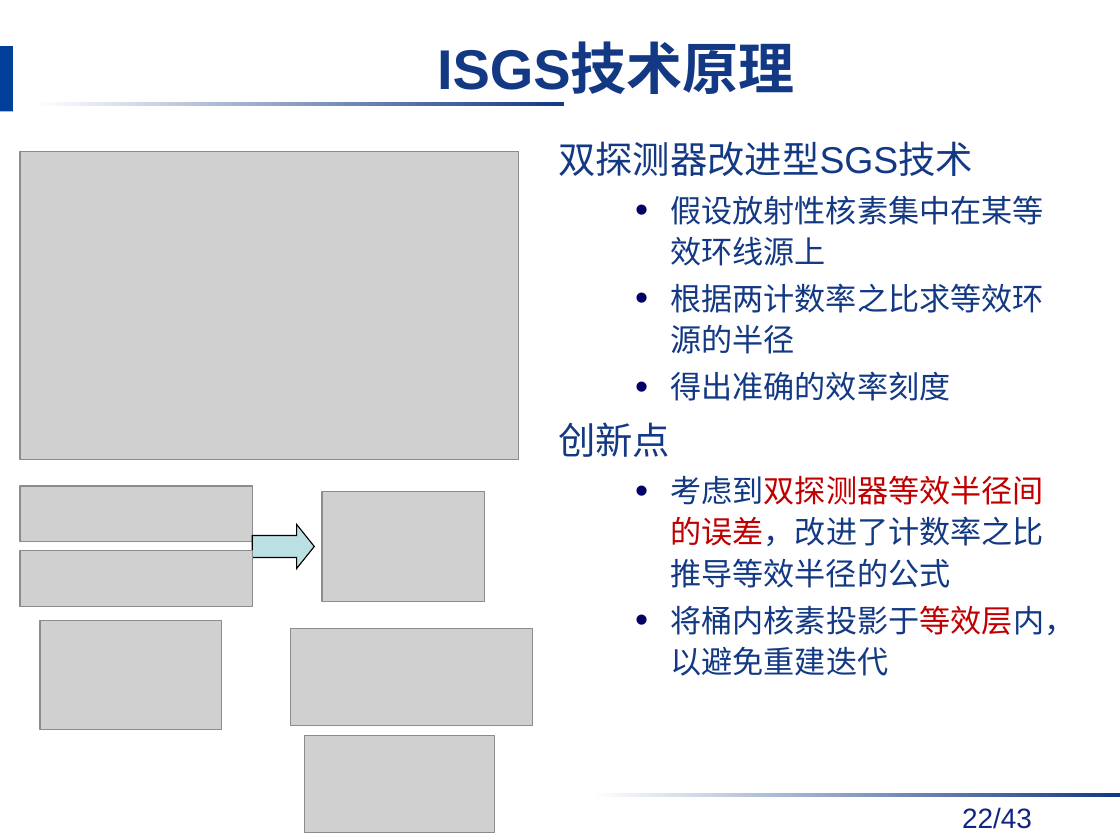
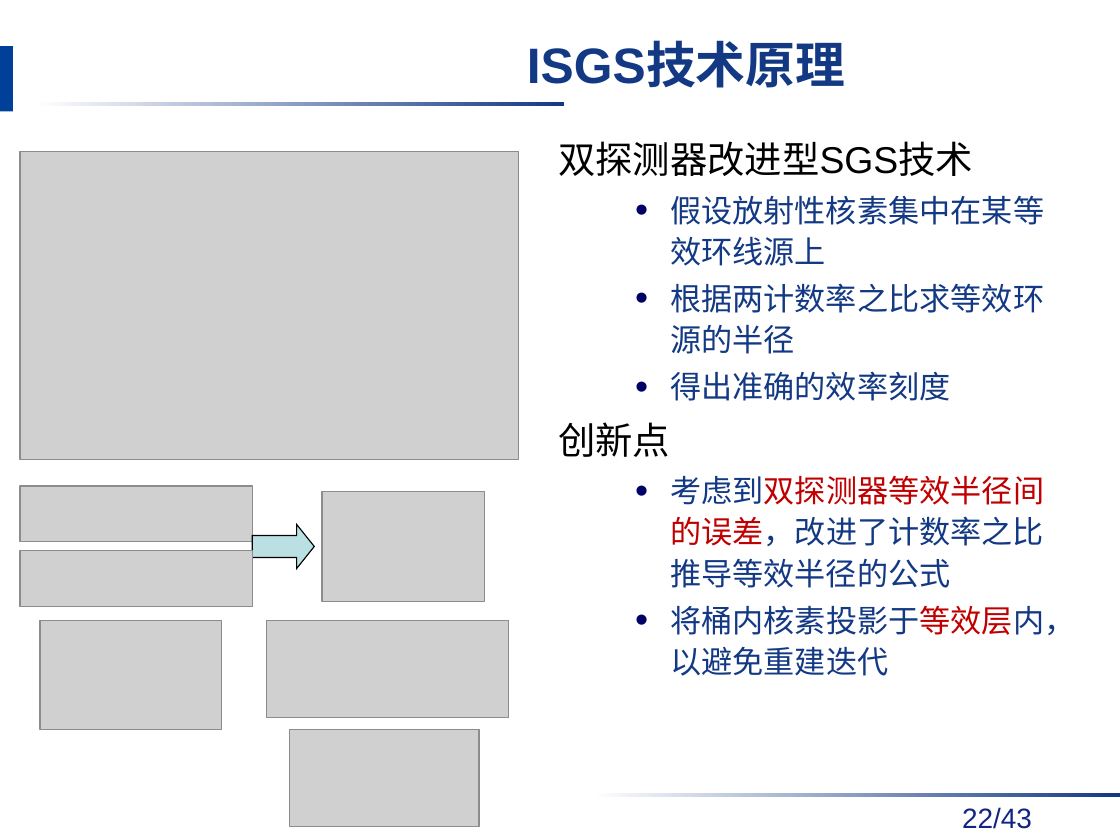
Before and after one commit to danxibao/NDAPapers, a slide deck: slide 22 of 答辩/毕业答辩报告v2-饶开源.pptx. Drawn at 1120x840 pixels with LibreOffice and Linux fonts; fonts in the diff are those of the drawing; grey boxes stand for pictures; background and template pictures are left out. Boxes give left, top, right and bottom in pixels: in the first picture for what was removed or moved away, otherwise in the second. Text is boxed around its words. In the diff, an @@ line names an element or a change of style, - is before the commit and + after.

```diff
--- a/答辩/毕业答辩报告v2-饶开源.pptx
+++ b/答辩/毕业答辩报告v2-饶开源.pptx
@@ title "ISGS技术原理" moved from (x1=437, y1=45, x2=795, y2=94) to (x1=527, y1=43, x2=845, y2=88) @@
@@ title "ISGS技术原理" at (x1=527, y1=43, x2=845, y2=88): size 36 to 32 pt @@
@@ text at (x1=558, y1=141, x2=973, y2=457): text colour #133984 to #000000 in "双探测器改进型SGS技术", "创新点" @@
@@ picture moved from (x1=290, y1=628, x2=532, y2=726) to (x1=267, y1=620, x2=508, y2=718) @@
@@ picture moved from (x1=305, y1=736, x2=494, y2=832) to (x1=290, y1=729, x2=479, y2=825) @@
```
Also in this commit, not shown: 20 other slides changed.
